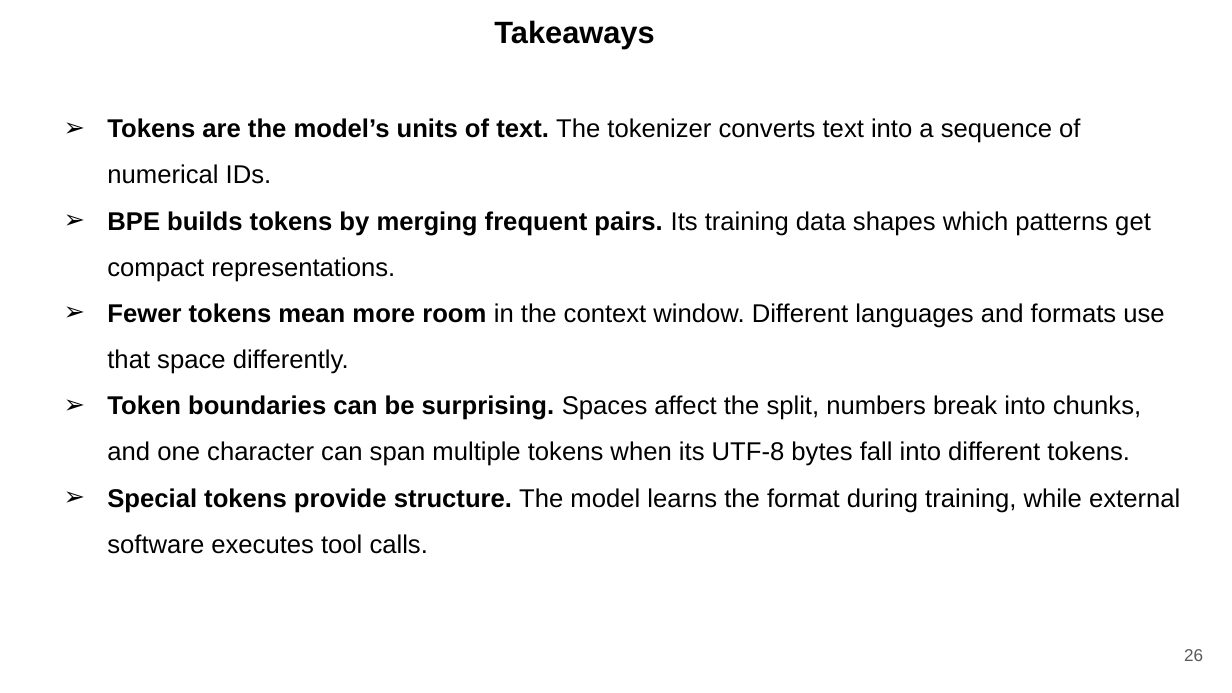
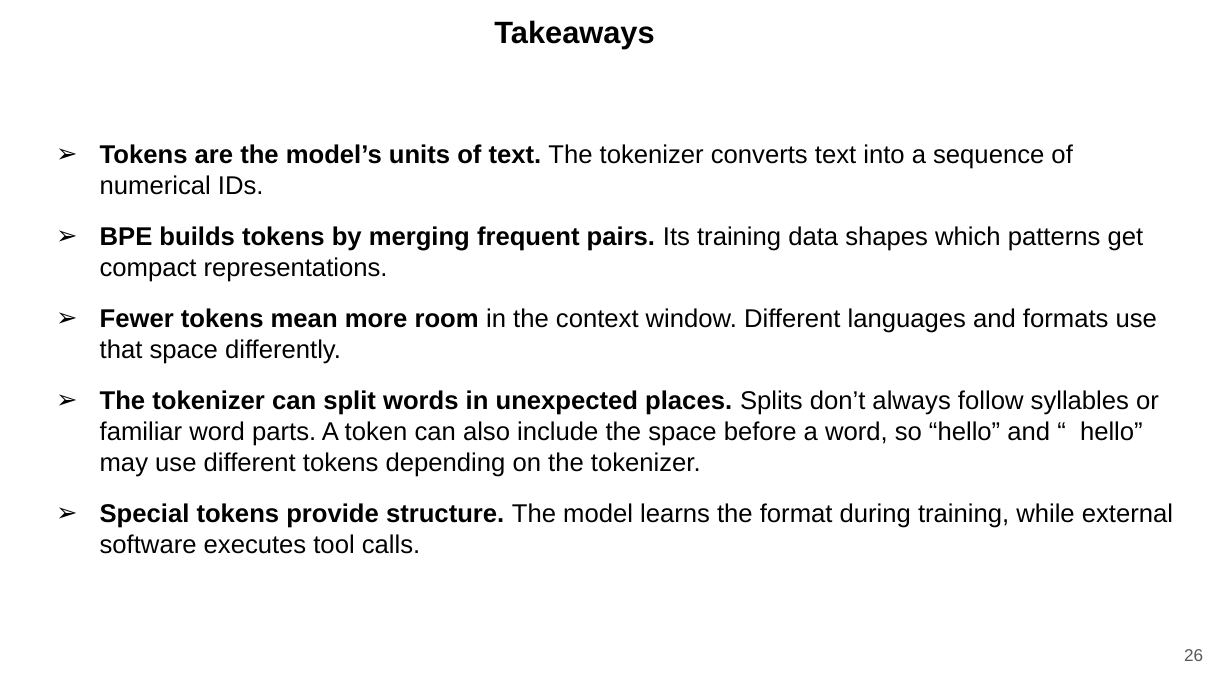
Before and after one commit to ducspe/DCPresentations, a slide deck: slide 26 of UnderstandingTokenization/UnderstandingTokenization.pptx. Drawn at 1232x693 pixels with LibreOffice and Linux fonts; fonts in the diff are those of the drawing. Boxes give left, top, right and bottom in pixels: in the first picture for what was removed or moved away, otherwise in the second. Text is boxed around its words. In the diff, an @@ line names an element or a change of style, - is before the commit and + after.

Commit message:
Refine Diffusion and Tokenization slides and update video tutorials
- Correct and clarify the Diffusion and Tokenization presentations in PDF and PowerPoint formats.
- Update the corresponding video tutorials and English SRT subtitles to reflect the revised slides.
- Remove the three VTT caption files, with browser caption regeneration and GitHub Pages updates deferred to a follow-up.

```diff
--- a/UnderstandingTokenization/UnderstandingTokenization.pptx
+++ b/UnderstandingTokenization/UnderstandingTokenization.pptx
@@ text "Tokens are the model’s units ...": place and size @@
-text "Tokens are the model’s units ..." at bbox=[107, 118, 1180, 554]
+text "Tokens are the model’s units ..." at bbox=[100, 144, 1173, 554]
@@ text at bbox=[100, 144, 1173, 554]: line spacing 1.5 to 1; more space between paragraphs @@
@@ text at bbox=[100, 390, 1159, 477]: text changed @@
-➢ Token boundaries can be surprising. Spaces affect the split, numbers break into chunks, and one character can span multiple tokens when its UTF-8 bytes fall into different tokens.
+➢ The tokenizer can split words in unexpected places. Splits don’t always follow syllables or familiar word parts. A token can also include the space before a word, so “hello” and “ hello” may use different tokens depending on the tokenizer.
```
Also in this commit, not shown: 10 other slides changed, 10 other files.
